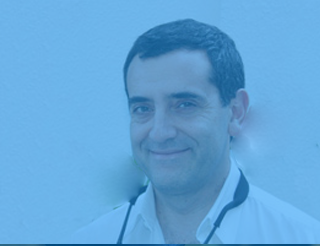
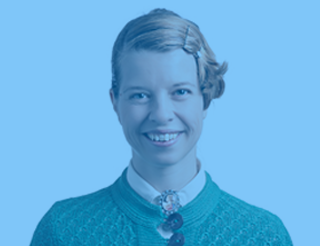
Layer changes from the first 320×246 image to the second:
added layer "Layer 6" above "Layer 5" over left=0, top=0, right=320, bottom=246
hid "Layer 5" over left=0, top=0, right=320, bottom=244
